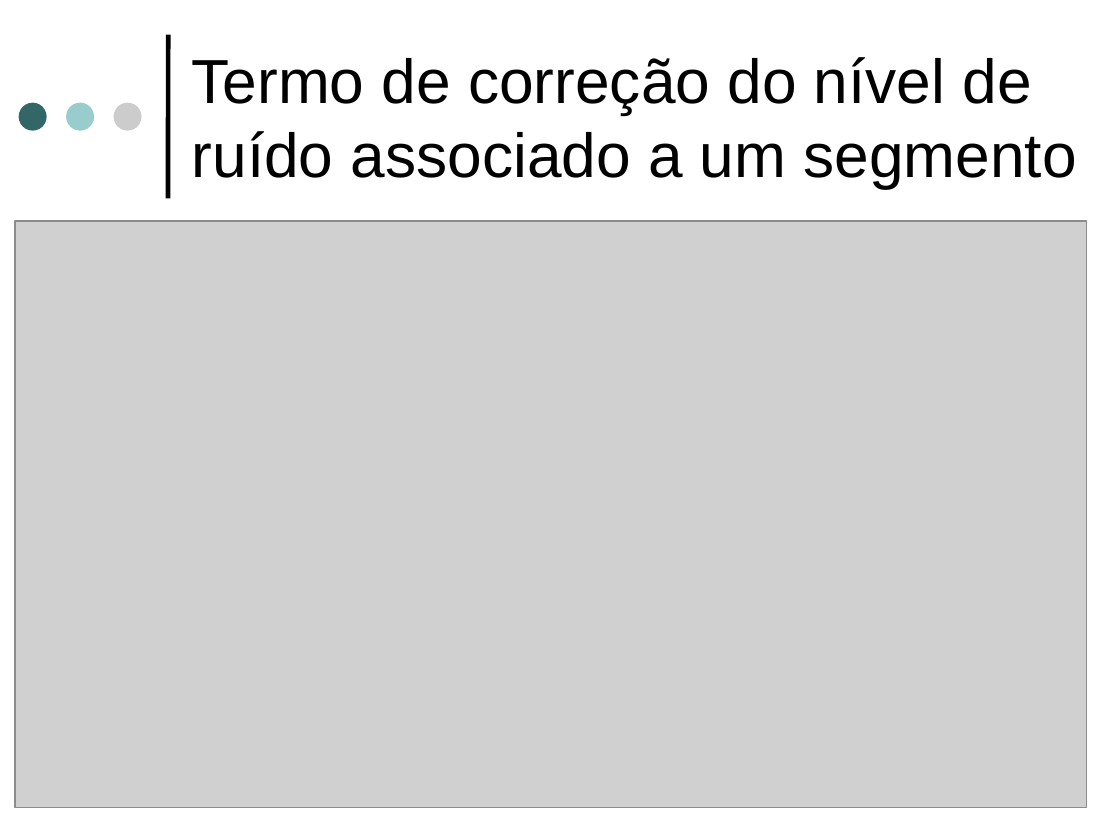
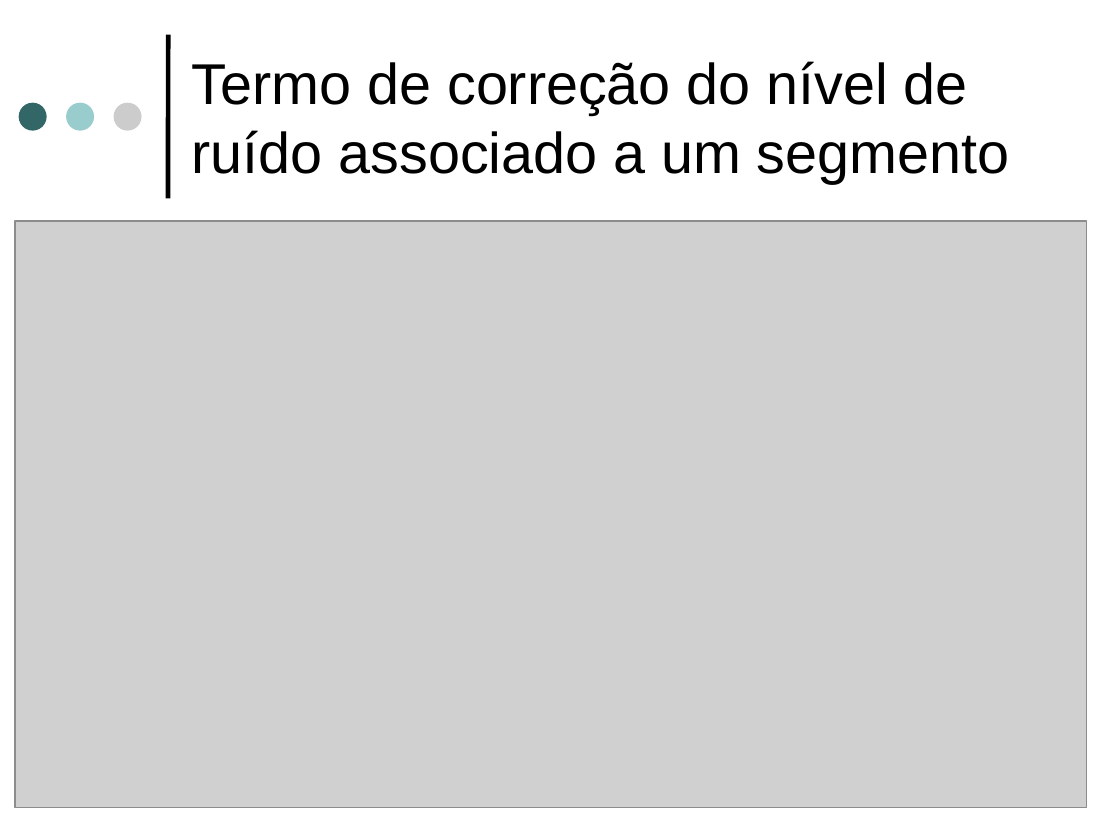
Before and after one commit to josepedro/Aircraft_Noise_Study, a slide deck: slide 41 of aircraft_noise_slides.ppt. Drawn at 1120x840 pixels with LibreOffice and Linux fonts; fonts in the diff are those of the drawing; grey boxes stand for pictures. Boxes give left, top, right and bottom in pixels: in the first picture for what was removed or moved away, otherwise in the second. Text is boxed around its words. In the diff, an @@ line names an element or a change of style, - is before the commit and + after.

```diff
--- a/aircraft_noise_slides.ppt
+++ b/aircraft_noise_slides.ppt
@@ text "Termo de correção do nível ..." at [192, 61, 1009, 183]: size 40 to 37 pt @@
```
Also in this commit, not shown: 15 other slides changed, 2 slides added, 2 slides removed.
